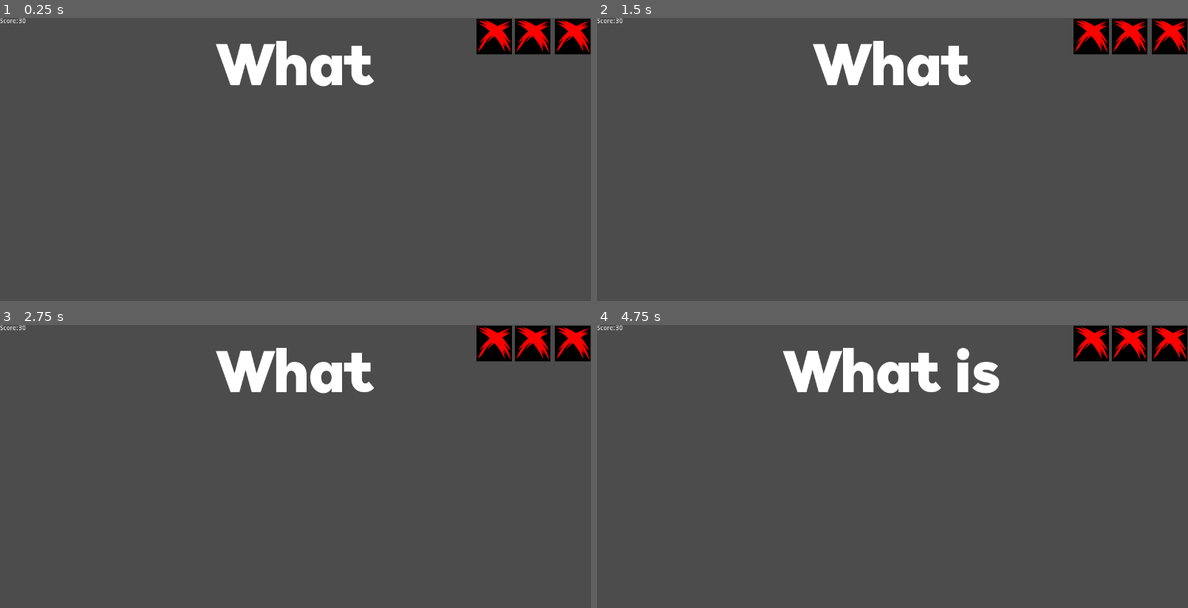
Above: before the commit, frames 1-4 (two rows, left to right).
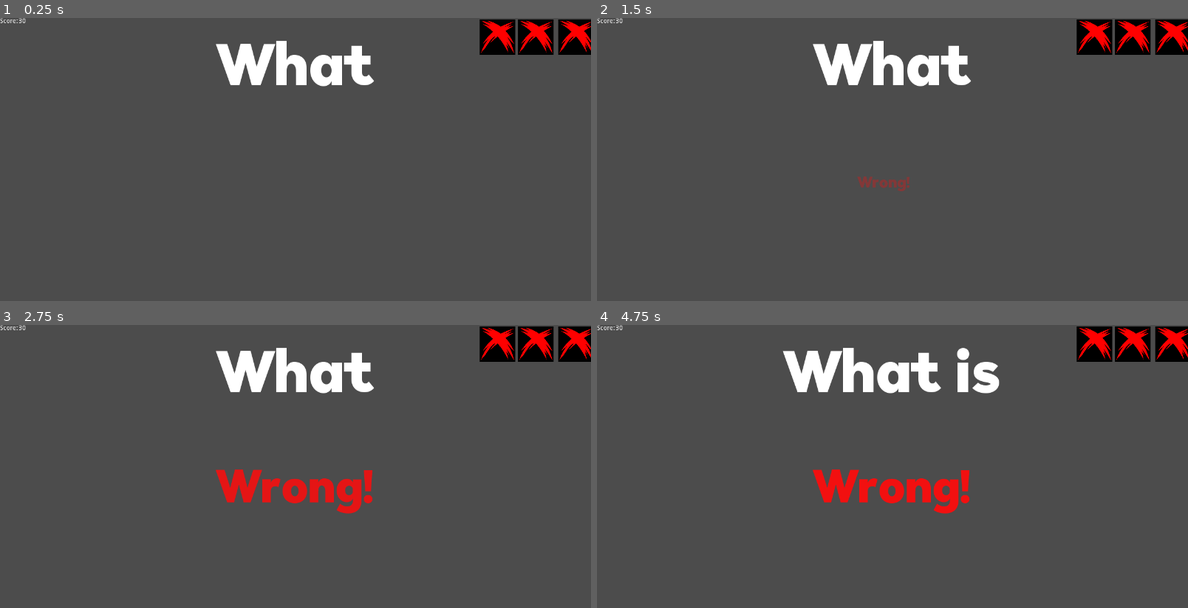
Above: after the commit, the same moments.

Repository: szymon112233/Filmufkapro
Game: Godot game, scene res://Main.tscn
Two runs of this game, one before a commit and one after it. Both use one fixed random seed, a clock stepped at 60 frames per second and the inputs below.
Inputs:
- Up to frame 1 (0.25 s): no input
- Up to frame 2 (1.5 s): tap Enter at 0.5 s; hold Right (right_option) 0.53-1.28 s; tap Space at 1.25 s; hold Left (left_option) from 1.28 s (still down)
- Up to frame 3 (2.75 s): release Left (left_option) at 2.03 s; hold Right (right_option) from 2.03 s (still down)
- Up to frame 4 (4.75 s): release Right (right_option) at 3.53 s; hold Left (left_option) from 3.53 s (still down)

The runs differ from the first frame. In frame 1, 1.1% of the frame differs, in the area x 80-100%, y 0-14%; in frame 2, 1.3%; in frame 3, 2.9%; in frame 4, 2.9%, in the area x 36-100%, y 0-67%.

Commit message:
Added response reactions.

Diff:
--- a/Main.tscn
+++ b/Main.tscn
@@ -15,5 +15,6 @@
 
 [node name="AudioManager" parent="." instance=ExtResource( 4 )]
 
+[connection signal="AnwserPut" from="QuizManager" to="Main UI" method="_on_QuizManager_AnwserPut"]
 [connection signal="BeatPlayed" from="QuizManager" to="Main UI" method="_on_QuizManager_BeatPlayed"]
 [connection signal="NewQuestionShown" from="QuizManager" to="AudioManager" method="_on_QuizManager_NewQuestionShown"]
--- a/Scripts/MainUIManager.gd
+++ b/Scripts/MainUIManager.gd
@@ -53,3 +53,10 @@
 			get_node(PathToOption1).show()
 		5:
 			get_node(PathToOption2).show()
+
+
+func _on_QuizManager_AnwserPut(isCorrect):
+	if isCorrect:
+		$CorrectAnimPlayer.play("CorrectAnim")
+	else:
+		$CorrectAnimPlayer.play("WrongAnim")
--- a/Scripts/QuizManager.gd
+++ b/Scripts/QuizManager.gd
@@ -8,6 +8,7 @@
 
 signal NewQuestionShown
 signal BeatPlayed(beatIndex)
+signal AnwserPut(isCorrect)
 
 const DefaultBPM = 90.0
 const LastBeatIndex = 12 #Last beat is "Game over" ping
@@ -49,6 +50,7 @@
 
 func Anwser(isCorrect: bool):
 	print(isCorrect)
+	emit_signal("AnwserPut", isCorrect)
 	NextTutorialQuestion()
 
 func Finish():
--- /dev/null
+++ b/UI/CorrectAnim.tres
@@ -0,0 +1,29 @@
+[gd_resource type="Animation" format=2]
+
+[resource]
+resource_name = "ResultAnim"
+length = 2.0
+tracks/0/type = "value"
+tracks/0/path = NodePath("CorrectLabel:rect_position")
+tracks/0/interp = 1
+tracks/0/loop_wrap = true
+tracks/0/imported = false
+tracks/0/enabled = true
+tracks/0/keys = {
+"times": PoolRealArray( 0, 0.8, 0.9, 1 ),
+"transitions": PoolRealArray( 1, 1, 0.5, 1 ),
+"update": 0,
+"values": [ Vector2( 441, 600 ), Vector2( 441, 310 ), Vector2( 441, 305 ), Vector2( 441, 310 ) ]
+}
+tracks/1/type = "value"
+tracks/1/path = NodePath("CorrectLabel:custom_colors/font_color")
+tracks/1/interp = 1
+tracks/1/loop_wrap = true
+tracks/1/imported = false
+tracks/1/enabled = true
+tracks/1/keys = {
+"times": PoolRealArray( 0, 0.8, 1.4, 2 ),
+"transitions": PoolRealArray( 1, 1, 1, 1 ),
+"update": 0,
+"values": [ Color( 0.266667, 1, 0.0313726, 0 ), Color( 0.266667, 1, 0.0313726, 1 ), Color( 0.266667, 1, 0.0313726, 1 ), Color( 0.266667, 1, 0.0313726, 0 ) ]
+}
--- a/UI/Healthbar UI.tscn
+++ b/UI/Healthbar UI.tscn
@@ -1,7 +1,9 @@
-[gd_scene load_steps=3 format=2]
+[gd_scene load_steps=4 format=2]
 
 [ext_resource path="res://Textures/cross-mark.png" type="Texture" id=1]
 [ext_resource path="res://Scripts/HealthUI.gd" type="Script" id=2]
+
+[sub_resource type="Theme" id=1]
 
 [node name="Healthbar UI" type="Control"]
 anchor_right = 1.0
@@ -18,6 +20,7 @@
 margin_bottom = 296.0
 rect_scale = Vector2( 0.15, 0.15 )
 rect_pivot_offset = Vector2( 256, 256 )
+theme = SubResource( 1 )
 texture = ExtResource( 1 )
 
 [node name="HPImage2" type="TextureRect" parent="."]
--- a/UI/Main UI.tscn
+++ b/UI/Main UI.tscn
@@ -1,13 +1,58 @@
-[gd_scene load_steps=6 format=2]
+[gd_scene load_steps=9 format=2]
 
 [ext_resource path="res://UI/Option UI.tscn" type="PackedScene" id=1]
 [ext_resource path="res://UI/Figerona-VF.ttf" type="DynamicFontData" id=2]
 [ext_resource path="res://Scripts/MainUIManager.gd" type="Script" id=3]
 [ext_resource path="res://UI/Healthbar UI.tscn" type="PackedScene" id=4]
+[ext_resource path="res://UI/CorrectAnim.tres" type="Animation" id=5]
 
 [sub_resource type="DynamicFont" id=1]
 size = 128
 font_data = ExtResource( 2 )
+
+[sub_resource type="DynamicFont" id=2]
+size = 100
+font_data = ExtResource( 2 )
+
+[sub_resource type="Animation" id=3]
+resource_name = "WrongAnim"
+length = 2.0
+tracks/0/type = "value"
+tracks/0/path = NodePath("WrongLabel:text")
+tracks/0/interp = 1
+tracks/0/loop_wrap = true
+tracks/0/imported = false
+tracks/0/enabled = true
+tracks/0/keys = {
+"times": PoolRealArray( 0 ),
+"transitions": PoolRealArray( 1 ),
+"update": 1,
+"values": [ "Wrong!" ]
+}
+tracks/1/type = "value"
+tracks/1/path = NodePath("WrongLabel:custom_colors/font_color")
+tracks/1/interp = 1
+tracks/1/loop_wrap = true
+tracks/1/imported = false
+tracks/1/enabled = true
+tracks/1/keys = {
+"times": PoolRealArray( 0, 0.6, 1.4, 2 ),
+"transitions": PoolRealArray( 1, 0.0544094, 1, 1 ),
+"update": 0,
+"values": [ Color( 0.952941, 0.0666667, 0.0666667, 0 ), Color( 0.952941, 0.0666667, 0.0666667, 1 ), Color( 0.952941, 0.0666667, 0.0666667, 1 ), Color( 0.952941, 0.0666667, 0.0666667, 0 ) ]
+}
+tracks/2/type = "value"
+tracks/2/path = NodePath("WrongLabel:rect_scale")
+tracks/2/interp = 1
+tracks/2/loop_wrap = true
+tracks/2/imported = false
+tracks/2/enabled = true
+tracks/2/keys = {
+"times": PoolRealArray( 0, 0.6 ),
+"transitions": PoolRealArray( 1, 0.153893 ),
+"update": 0,
+"values": [ Vector2( 0, 0 ), Vector2( 1, 1 ) ]
+}
 
 [node name="Main UI" type="Control"]
 anchor_right = 1.0
@@ -22,20 +67,24 @@
 anchor_top = 1.0
 anchor_right = 1.0
 anchor_bottom = 1.0
+margin_left = 10.0
 margin_top = -344.0
+margin_right = -10.0
+margin_bottom = -10.0
+custom_constants/separation = 160
 
 [node name="Option 1 UI" parent="HBoxContainer" instance=ExtResource( 1 )]
 anchor_right = 0.0
 anchor_bottom = 0.0
-margin_right = 638.0
-margin_bottom = 344.0
+margin_right = 550.0
+margin_bottom = 334.0
 
 [node name="Option 2 UI" parent="HBoxContainer" instance=ExtResource( 1 )]
 anchor_right = 0.0
 anchor_bottom = 0.0
-margin_left = 642.0
-margin_right = 1280.0
-margin_bottom = 344.0
+margin_left = 710.0
+margin_right = 1260.0
+margin_bottom = 334.0
 
 [node name="Question Text 1" type="Label" parent="."]
 anchor_right = 1.0
@@ -73,5 +122,43 @@
 [node name="Healthbar UI" parent="." instance=ExtResource( 4 )]
 anchor_left = 1.0
 anchor_bottom = 0.0
-margin_left = -1280.0
-margin_bottom = 720.0
+margin_left = -1273.0
+margin_top = 1.0
+margin_right = 7.0
+margin_bottom = 721.0
+
+[node name="WrongLabel" type="Label" parent="."]
+anchor_left = 0.5
+anchor_top = 0.5
+anchor_right = 0.5
+anchor_bottom = 0.5
+margin_left = -199.0
+margin_top = -50.0
+margin_right = 199.0
+margin_bottom = 50.0
+rect_scale = Vector2( 1e-05, 1e-05 )
+rect_pivot_offset = Vector2( 170.5, 50 )
+custom_colors/font_color = Color( 0.952941, 0.0666667, 0.0666667, 0 )
+custom_fonts/font = SubResource( 2 )
+text = "Wrong!"
+align = 1
+valign = 1
+
+[node name="CorrectLabel" type="Label" parent="."]
+anchor_left = 0.5
+anchor_top = 0.5
+anchor_right = 0.5
+anchor_bottom = 0.5
+margin_left = -199.0
+margin_top = -50.0
+margin_right = 199.0
+margin_bottom = 50.0002
+custom_colors/font_color = Color( 0.266667, 1, 0.0313726, 0 )
+custom_fonts/font = SubResource( 2 )
+text = "Correct!"
+align = 1
+valign = 1
+
+[node name="CorrectAnimPlayer" type="AnimationPlayer" parent="."]
+anims/CorrectAnim = ExtResource( 5 )
+anims/WrongAnim = SubResource( 3 )
